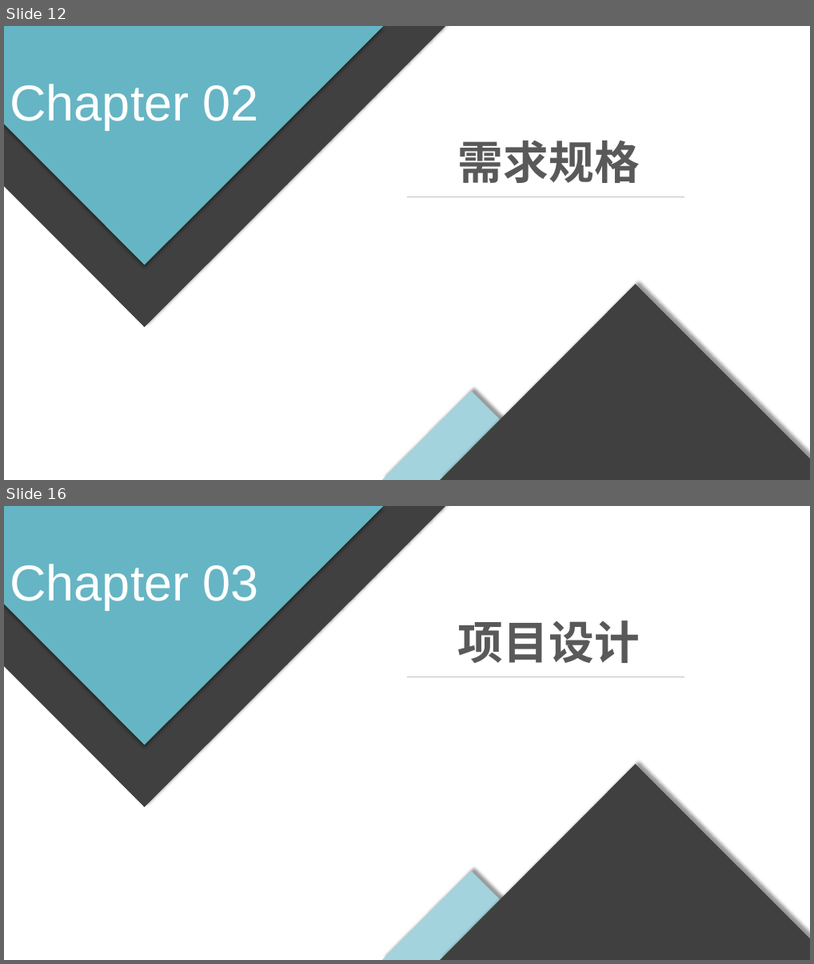
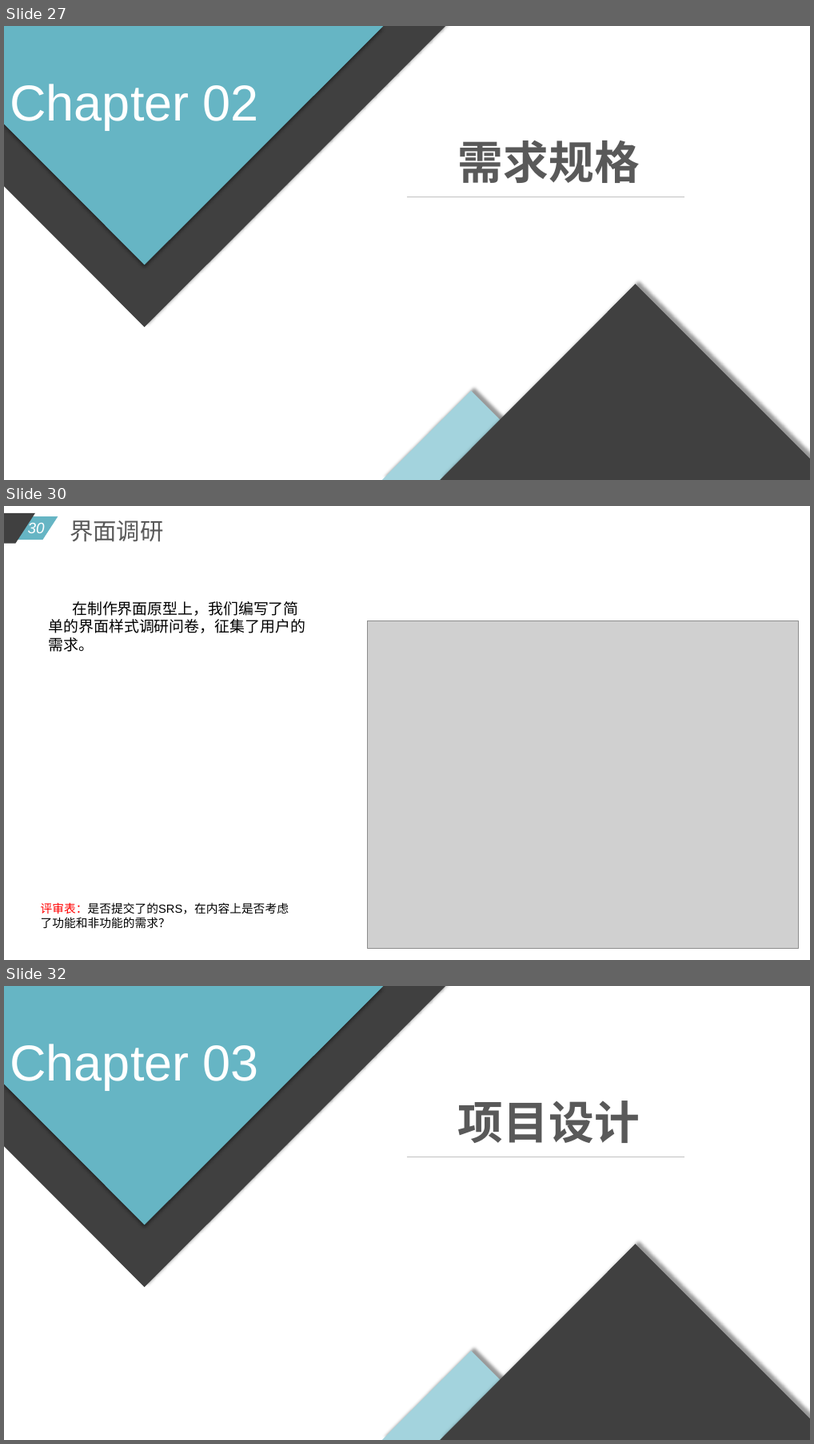
Before and after one commit to diligentsun/new-flappy-bird, a slide deck: 项目总结/项目总结.pptx. Shown one above the other, each under a label of ours: slides 12 and 16 before the commit, slides 27, 30 and 32 after it; the slides between them are not shown. The pictures are 814x964 and 814x1444 pixels, drawn with LibreOffice and Linux fonts; fonts in the diff are those of the drawing; grey boxes stand for pictures. Boxes give left, top, right and bottom in pixels: in the first picture for what was removed or moved away, otherwise in the second. Text is boxed around its words. In the diff, an @@ line names an element or a change of style, - is before the commit and + after.

Commit message:
提交

```diff
--- a/项目总结/项目总结.pptx
+++ b/项目总结/项目总结.pptx
@@ slide 30 added at [4, 506, 810, 960], background #FFFFFF @@
@@ parallelogram added at [4, 516, 58, 540], fill #66B5C4 @@
@@ parallelogram added at [4, 513, 35, 544], fill #404040 @@
@@ page number added at [28, 521, 45, 533], 18 pt, text #FFFFFF, italic @@
+30
@@ text added at [70, 520, 163, 542], 28 pt, text #595959 @@
+界面调研
@@ text added at [49, 601, 306, 652], 18 pt, text #000000 @@
+在制作界面原型上，我们编写了简单的界面样式调研问卷，征集了用户的需求。
@@ picture added at [367, 620, 798, 948] @@
@@ text added at [41, 902, 289, 928], 14 pt, text #000000 @@
+评审表：是否提交了的SRS，在内容上是否考虑了功能和非功能的需求？
@@ what was slide 12 is now slide 27 @@
@@ what was slide 16 is now slide 32 @@
```
Also in this commit, not shown: 5 slides changed, 16 other slides added, 1 slide removed, 5 other files.
